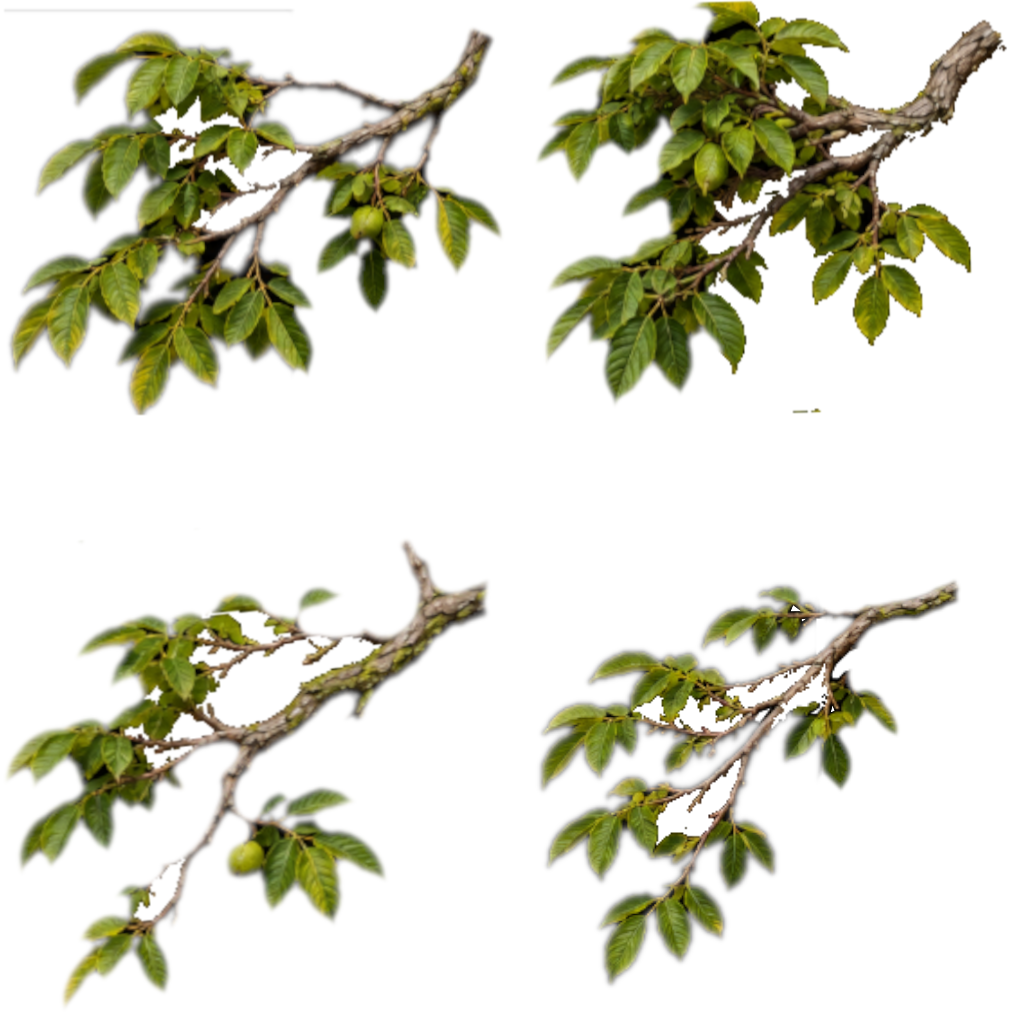
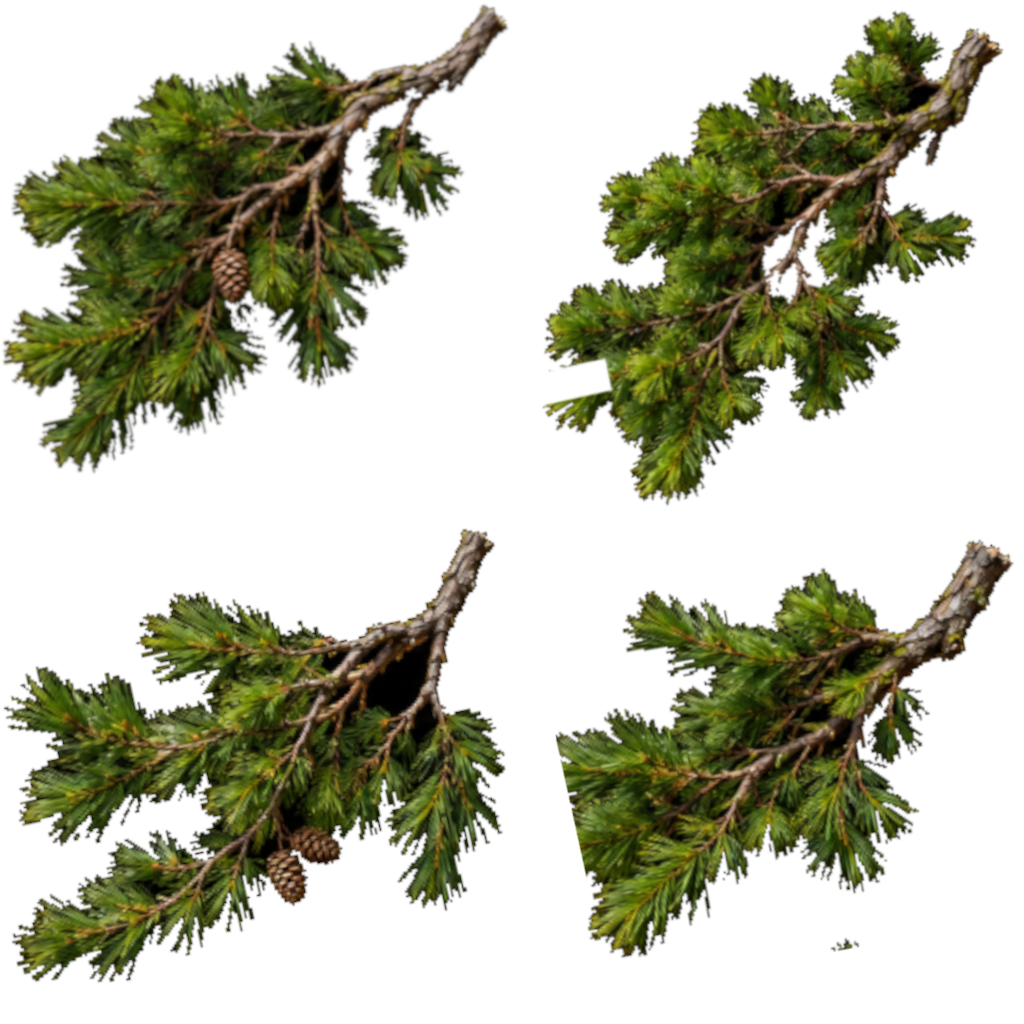
Two versions of the same layered image (1024x1024). Layer-by-layer changes:
hid group "Birch" (5 layers) over [1, 0, 1015, 1010]
added group "Pine" with 5 layers above "Background" over [1, 0, 1015, 1010]
added layer "Pine Branches Botanical Atlas Grid.png copy" in group "Pine" over [1, 3, 615, 475]
added layer "Pine Branches Botanical Atlas Grid.png copy #1" in group "Pine" over [443, 0, 1015, 582]
added layer "Pine Branches Botanical Atlas Grid.png copy #2" in group "Pine" over [2, 527, 594, 1010]
added layer "Pine Branches Botanical Atlas Grid.png copy #3" in group "Pine" over [476, 495, 1015, 988]
